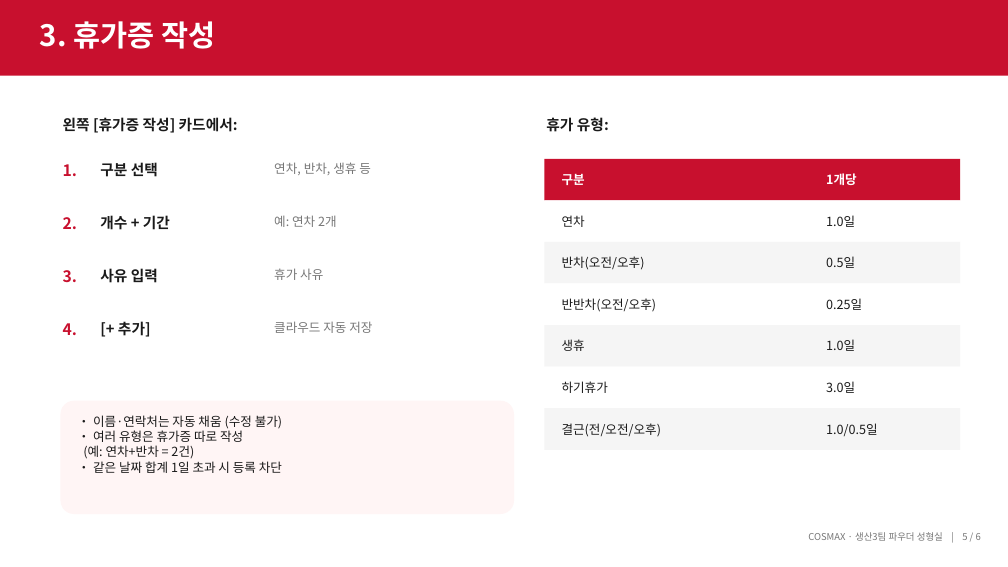
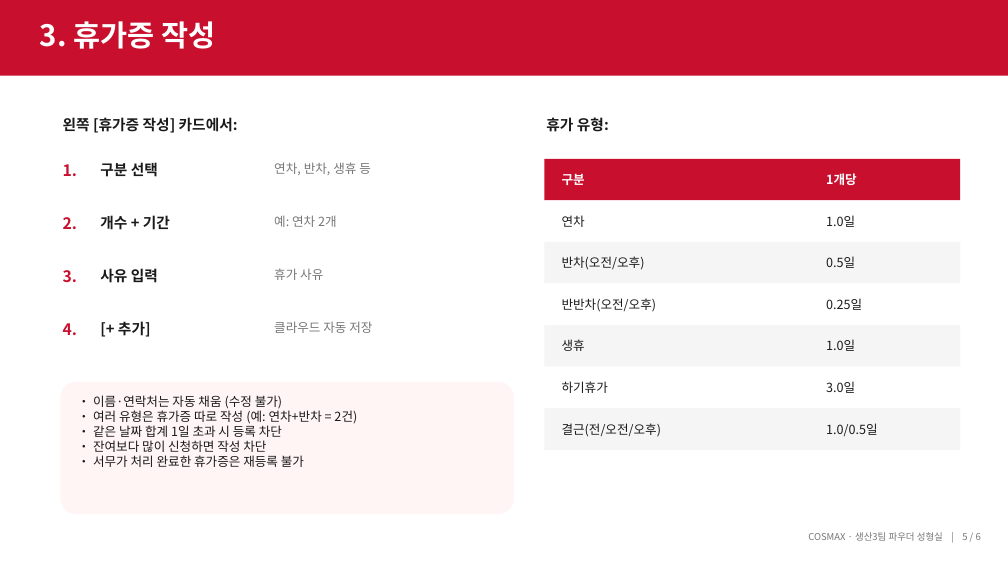
Before and after one commit to djlee-cosmax/Vacation-Permit-Auto-System, a slide deck: slide 5 of docs/휴가증 자동 반영 프로그램 안내 (작업자용).pptx. Drawn at 1008x567 pixels with LibreOffice and Linux fonts; fonts in the diff are those of the drawing. Boxes give left, top, right and bottom in pixels: in the first picture for what was removed or moved away, otherwise in the second. Text is boxed around its words. In the diff, an @@ line names an element or a change of style, - is before the commit and + after.

```diff
--- a/docs/휴가증 자동 반영 프로그램 안내 (작업자용).pptx
+++ b/docs/휴가증 자동 반영 프로그램 안내 (작업자용).pptx
@@ rounded rectangle: place and size @@
-rounded rectangle at (60,401,514,514)
+rounded rectangle at (60,382,514,514)
@@ text at (93,395,357,467): text changed @@
-• 이름·연락처는 자동 채움 (수정 불가)
-• 여러 유형은 휴가증 따로 작성
-(예: 연차+반차 = 2건)
-• 같은 날짜 합계 1일 초과 시 등록 차단
+• 이름·연락처는 자동 채움 (수정 불가)
+• 여러 유형은 휴가증 따로 작성 (예: 연차+반차 = 2건)
+• 같은 날짜 합계 1일 초과 시 등록 차단
+• 잔여보다 많이 신청하면 작성 차단
+• 서무가 처리 완료한 휴가증은 재등록 불가
```
Also in this commit, not shown: 3 other slides changed, 4 other files.
